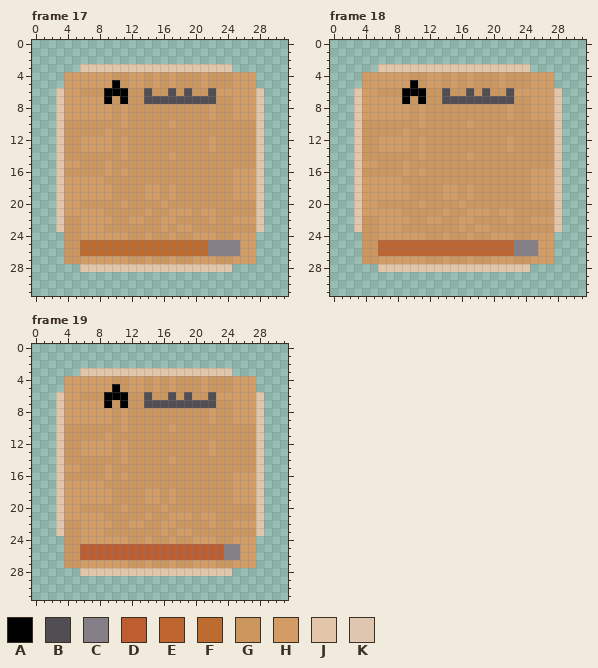
One commit to this pixel-art file: Game Design/Assets/Sprites/OrderSystem/Order.ase. This is how it looked before the edit.
32x32 pixels, 21 frames. Colours within 5 levels of each other are drawn and written as one. Shown: frame 17, frame 18, frame 19. The commit also changed other frames, which this record leaves out.
Visible layers, top first: "Progress Bar", "Decorations", "Base".
Palette (. is transparent): A #000000  B #514e53  C #847e87  D #be5e30  E #be6530  F #be6b30  G #cc965f  H #d39c64  J #e3c5aa  K #dec6b0
Pixels before, frame 17, first column x 3:
 3 ...JJJJJJJJJJJJJJJJJJJ....
 4 .HHHHHHGGHHGHGHGGGHGGGHHH.
 5 .HHHHHHAGHHGHGHGGGHGGGHHH.
 6 JHHGGGAAAGGBGGBGBGGBHHHHHJ
 7 JHHHHHAGAGGBBBBBBBBBGGHHHJ
 8 JHHHHHHGHGGGGGGGGGGHGGHHHJ
 9 JHHHHHHGHGGGGGGGGGGHGGHHHJ
10 JGGGGGGGHGGGGGHGGGGGGGGGGJ
11 JGGGGGHGGGGGGGGGGGGGGGGGGJ
12 JGGHHHHGHGGGGGGGGGGHGGGGGJ
13 JGGHHHHGHGGGGGGGGGGHGGGGGJ
14 JGGGGGGGHGGGGGHGGGGGGGGGGJ
15 JHHGGGHGGGGGGGGGGGGGGGGGGJ
16 JGGGGGHGHGGGGGGGGGGGGGHHHJ
17 JHHHHHGGGGGGGGGGGGGGGGHHHJ
18 JHHHHHHGGGGHHGHGGGGGGGHHHJ
19 JHHHHHHGGGGHHGHGGGGGGGHHHJ
20 JHHGGGGGHGGGGHGGGGGGGGGGGJ
21 JHHHHHGGGGGHGGHHHGHHGGGGGJ
22 KGGHHHHGGHHGGHHGGGGHGGHHHJ
23 JGGHHHGGGGGGGHGHHGGGGGGGGJ
24 .GGHHHHHHGGHGGHGGHHHGGHHH.
25 .GGFFFFFFFFFFFFFFFFCCCCHH.
26 .GGFFFFFFFFFFFFFFFFCCCCHH.
27 .GGHHHHHHGGHGGHGGHHHGGHHH.
28 ...JJJJJJJJJJJJJJJJJJJ....
Pixels before, frame 18, first column x 3:
 3 ...JJJJJJJJJJJJJJJJJJJ....
 4 .HHHHHHGGHHGHGHGGGHGGGHHH.
 5 .HHHHHHAGHHGHGHGGGHGGGHHH.
 6 JHHGGGAAAGGBGGBGBGGBHHHHHJ
 7 JHHHHHAGAGGBBBBBBBBBGGHHHJ
 8 JHHHHHHGHGGGGGGGGGGHGGHHHJ
 9 JHHHHHHGHGGGGGGGGGGHGGHHHJ
10 JGGGGGGGHGGGGGHGGGGGGGGGGJ
11 JGGGGGHGGGGGGGGGGGGGGGGGGJ
12 JGGHHHHGHGGGGGGGGGGHGGGGGJ
13 JGGHHHHGHGGGGGGGGGGHGGGGGJ
14 JGGGGGGGHGGGGGHGGGGGGGGGGJ
15 JHHGGGHGGGGGGGGGGGGGGGGGGJ
16 JGGGGGHGHGGGGGGGGGGGGGHHHJ
17 JHHHHHGGGGGGGGGGGGGGGGHHHJ
18 JHHHHHHGGGGHHGHGGGGGGGHHHJ
19 JHHHHHHGGGGHHGHGGGGGGGHHHJ
20 JHHGGGGGHGGGGHGGGGGGGGGGGJ
21 JHHHHHGGGGGHGGHHHGHHGGGGGJ
22 KGGHHHHGGHHGGHHGGGGHGGHHHJ
23 JGGHHHGGGGGGGHGHHGGGGGGGGJ
24 .GGHHHHHHGGHGGHGGHHHGGHHH.
25 .GGEEEEEEEEEEEEEEEEECCCHH.
26 .GGEEEEEEEEEEEEEEEEECCCHH.
27 .GGHHHHHHGGHGGHGGHHHGGHHH.
28 ...JJJJJJJJJJJJJJJJJJJ....
Pixels before, frame 19, first column x 3:
 3 ...JJJJJJJJJJJJJJJJJJJ....
 4 .HHHHHHGGHHGHGHGGGHGGGHHH.
 5 .HHHHHHAGHHGHGHGGGHGGGHHH.
 6 JHHGGGAAAGGBGGBGBGGBHHHHHJ
 7 JHHHHHAGAGGBBBBBBBBBGGHHHJ
 8 JHHHHHHGHGGGGGGGGGGHGGHHHJ
 9 JHHHHHHGHGGGGGGGGGGHGGHHHJ
10 JGGGGGGGHGGGGGHGGGGGGGGGGJ
11 JGGGGGHGGGGGGGGGGGGGGGGGGJ
12 JGGHHHHGHGGGGGGGGGGHGGGGGJ
13 JGGHHHHGHGGGGGGGGGGHGGGGGJ
14 JGGGGGGGHGGGGGHGGGGGGGGGGJ
15 JHHGGGHGGGGGGGGGGGGGGGGGGJ
16 JGGGGGHGHGGGGGGGGGGGGGHHHJ
17 JHHHHHGGGGGGGGGGGGGGGGHHHJ
18 JHHHHHHGGGGHHGHGGGGGGGHHHJ
19 JHHHHHHGGGGHHGHGGGGGGGHHHJ
20 JHHGGGGGHGGGGHGGGGGGGGGGGJ
21 JHHHHHGGGGGHGGHHHGHHGGGGGJ
22 KGGHHHHGGHHGGHHGGGGHGGHHHJ
23 JGGHHHGGGGGGGHGHHGGGGGGGGJ
24 .GGHHHHHHGGHGGHGGHHHGGHHH.
25 .GGDDDDDDDDDDDDDDDDDDCCHH.
26 .GGDDDDDDDDDDDDDDDDDDCCHH.
27 .GGHHHHHHGGHGGHGGHHHGGHHH.
28 ...JJJJJJJJJJJJJJJJJJJ....
Once edited:
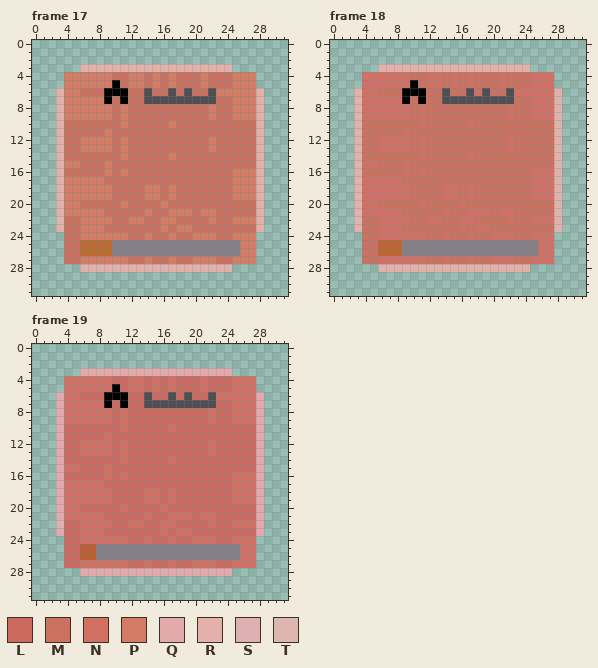
Colours new in this view: L #cc6a5f  M #cc705f  N #d37064  P #d37b64  Q #e3aaac  R #e3b1aa  S #deb0b1  T #deb6b0
Difference:
Changed rows in their new state; - is an unchanged pixel.
Frame 17, layers "Progress Bar", "Base":
first column x 3:
 3 ---RRRRRRRRRRRRRRRRRRR----
 4 -PPPPPPMMPPMPMPMMMPMMMPPP-
 5 -PPPPPP-MPPMPMPMMMPMMMPPP-
 6 RPPMMM---MM-MM-M-MM-PPPPPR
 7 RPPPPP-M-MM---------MMPPPR
 8 RPPPPPPMPMMMMMMMMMMPMMPPPR
 9 RPPPPPPMPMMMMMMMMMMPMMPPPR
10 RMMMMMMMPMMMMMPMMMMMMMMMMR
11 RMMMMMPMMMMMMMMMMMMMMMMMMR
12 RMMPPPPMPMMMMMMMMMMPMMMMMR
13 RMMPPPPMPMMMMMMMMMMPMMMMMR
14 RMMMMMMMPMMMMMPMMMMMMMMMMR
15 RPPMMMPMMMMMMMMMMMMMMMMMMR
16 RMMMMMPMPMMMMMMMMMMMMMPPPR
17 RPPPPPMMMMMMMMMMMMMMMMPPPR
18 RPPPPPPMMMMPPMPMMMMMMMPPPR
19 RPPPPPPMMMMPPMPMMMMMMMPPPR
20 RPPMMMMMPMMMMPMMMMMMMMMMMR
21 RPPPPPMMMMMPMMPPPMPPMMMMMR
22 TMMPPPPMMPPMMPPMMMMPMMPPPR
23 RMMPPPMMMMMMMPMPPMMMMMMMMR
24 -MMPPPPPPMMPMMPMMPPPMMPPP-
25 -MM----CCCCCCCCCCCC----PP-
26 -MM----CCCCCCCCCCCC----PP-
27 -MMPPPPPPMMPMMPMMPPPMMPPP-
28 ---RRRRRRRRRRRRRRRRRRR----
Frame 18, layers "Progress Bar", "Base":
first column x 3:
 3 ---RRRRRRRRRRRRRRRRRRR----
 4 -NNNNNNMMNNMNMNMMMNMMMNNN-
 5 -NNNNNN-MNNMNMNMMMNMMMNNN-
 6 RNNMMM---MM-MM-M-MM-NNNNNR
 7 RNNNNN-M-MM---------MMNNNR
 8 RNNNNNNMNMMMMMMMMMMNMMNNNR
 9 RNNNNNNMNMMMMMMMMMMNMMNNNR
10 RMMMMMMMNMMMMMNMMMMMMMMMMR
11 RMMMMMNMMMMMMMMMMMMMMMMMMR
12 RMMNNNNMNMMMMMMMMMMNMMMMMR
13 RMMNNNNMNMMMMMMMMMMNMMMMMR
14 RMMMMMMMNMMMMMNMMMMMMMMMMR
15 RNNMMMNMMMMMMMMMMMMMMMMMMR
16 RMMMMMNMNMMMMMMMMMMMMMNNNR
17 RNNNNNMMMMMMMMMMMMMMMMNNNR
18 RNNNNNNMMMMNNMNMMMMMMMNNNR
19 RNNNNNNMMMMNNMNMMMMMMMNNNR
20 RNNMMMMMNMMMMNMMMMMMMMMMMR
21 RNNNNNMMMMMNMMNNNMNNMMMMMR
22 TMMNNNNMMNNMMNNMMMMNMMNNNR
23 RMMNNNMMMMMMMNMNNMMMMMMMMR
24 -MMNNNNNNMMNMMNMMNNNMMNNN-
25 -MM---CCCCCCCCCCCCCC---NN-
26 -MM---CCCCCCCCCCCCCC---NN-
27 -MMNNNNNNMMNMMNMMNNNMMNNN-
28 ---RRRRRRRRRRRRRRRRRRR----
Frame 19, layers "Progress Bar", "Base":
first column x 3:
 3 ---QQQQQQQQQQQQQQQQQQQ----
 4 -NNNNNNLLNNLNLNLLLNLLLNNN-
 5 -NNNNNN-LNNLNLNLLLNLLLNNN-
 6 QNNLLL---LL-LL-L-LL-NNNNNQ
 7 QNNNNN-L-LL---------LLNNNQ
 8 QNNNNNNLNLLLLLLLLLLNLLNNNQ
 9 QNNNNNNLNLLLLLLLLLLNLLNNNQ
10 QLLLLLLLNLLLLLNLLLLLLLLLLQ
11 QLLLLLNLLLLLLLLLLLLLLLLLLQ
12 QLLNNNNLNLLLLLLLLLLNLLLLLQ
13 QLLNNNNLNLLLLLLLLLLNLLLLLQ
14 QLLLLLLLNLLLLLNLLLLLLLLLLQ
15 QNNLLLNLLLLLLLLLLLLLLLLLLQ
16 QLLLLLNLNLLLLLLLLLLLLLNNNQ
17 QNNNNNLLLLLLLLLLLLLLLLNNNQ
18 QNNNNNNLLLLNNLNLLLLLLLNNNQ
19 QNNNNNNLLLLNNLNLLLLLLLNNNQ
20 QNNLLLLLNLLLLNLLLLLLLLLLLQ
21 QNNNNNLLLLLNLLNNNLNNLLLLLQ
22 SLLNNNNLLNNLLNNLLLLNLLNNNQ
23 QLLNNNLLLLLLLNLNNLLLLLLLLQ
24 -LLNNNNNNLLNLLNLLNNNLLNNN-
25 -LL--CCCCCCCCCCCCCCCC--NN-
26 -LL--CCCCCCCCCCCCCCCC--NN-
27 -LLNNNNNNLLNLLNLLNNNLLNNN-
28 ---QQQQQQQQQQQQQQQQQQQ----
Pixel boxes of the changes (left, top, right, bottom) in both pictures:
changed: (56, 64, 264, 272)
changed: (354, 64, 562, 272)
changed: (56, 368, 264, 576)
